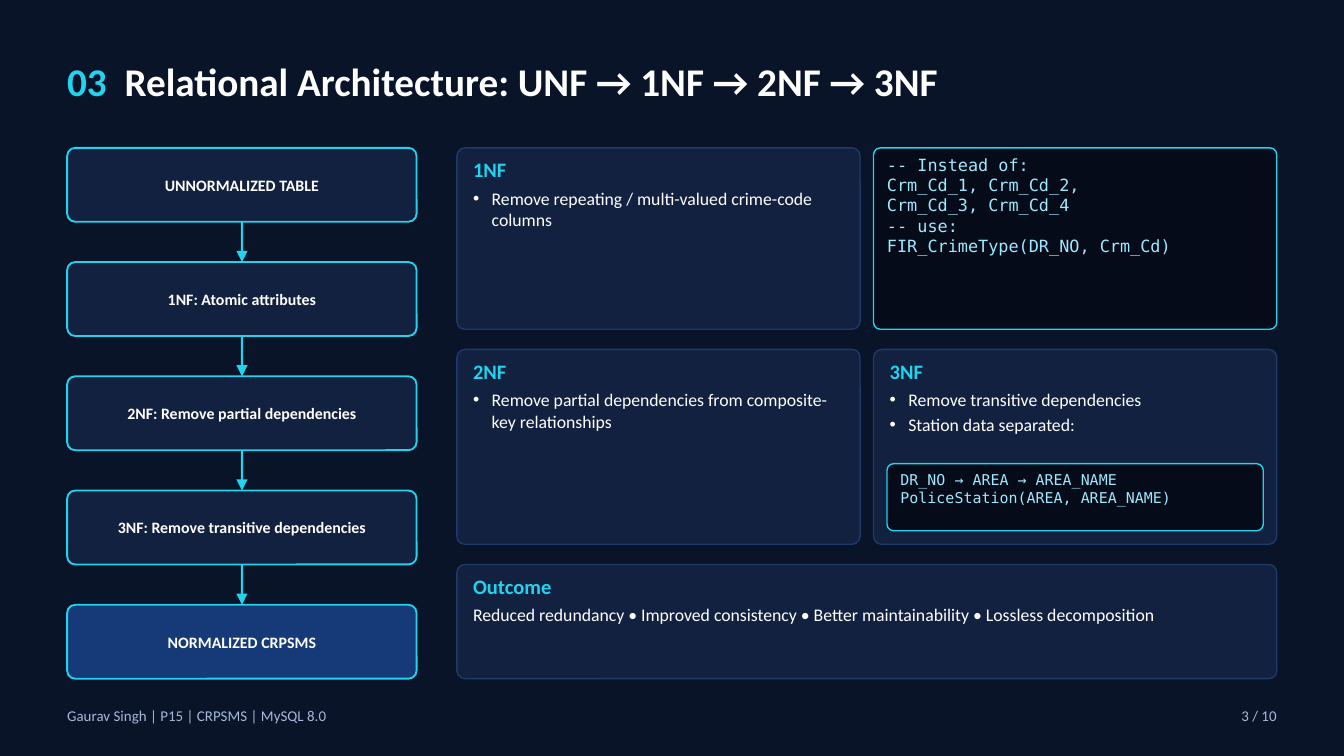
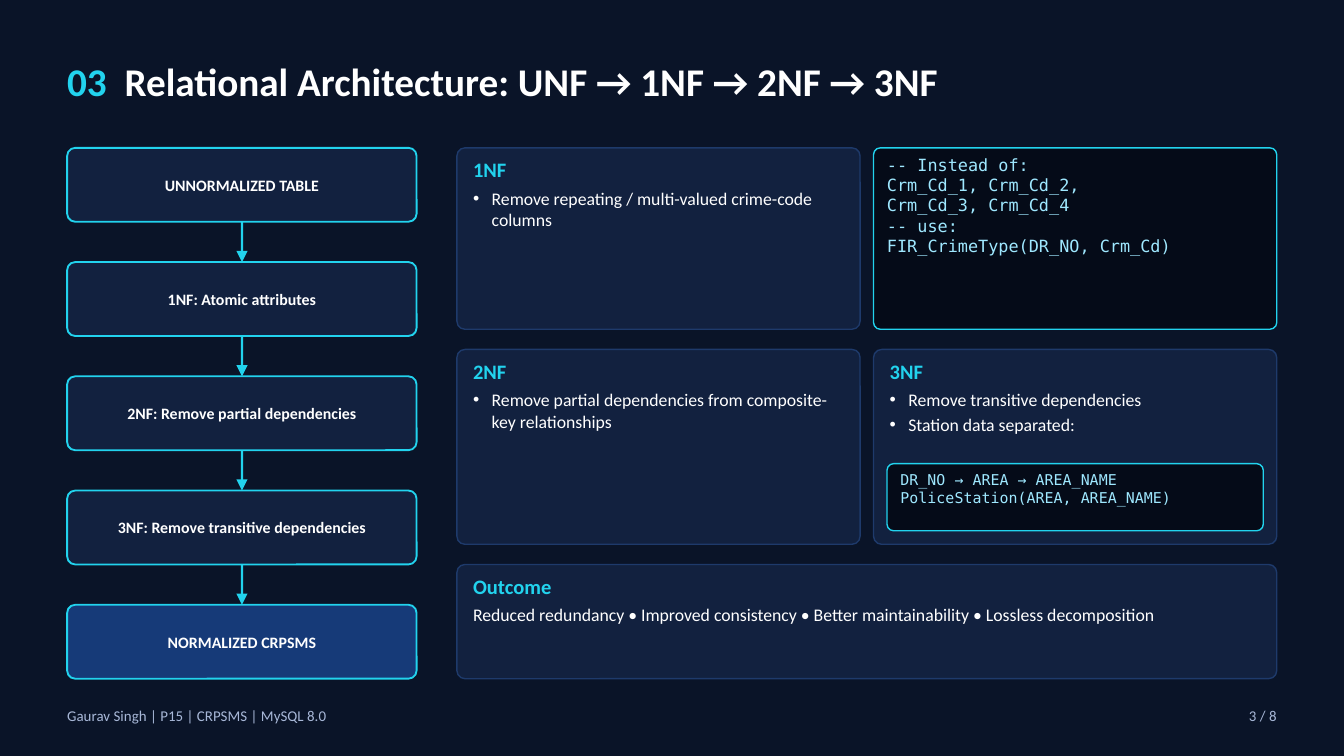
Before and after one commit to gauravsingh-analytics/DBMS-Project, a slide deck: slide 3 of Presentation_Deck.pptx. Drawn at 1344x756 pixels with LibreOffice and Linux fonts; fonts in the diff are those of the drawing. Boxes give left, top, right and bottom in pixels: in the first picture for what was removed or moved away, otherwise in the second. Text is boxed around its words. In the diff, an @@ line names an element or a change of style, - is before the commit and + after.

```diff
--- a/Presentation_Deck.pptx
+++ b/Presentation_Deck.pptx
@@ text at (1249, 711, 1277, 721): text changed @@
-3 / 10
+3 / 8
```
Also in this commit, not shown: 7 other slides changed, 2 slides removed.
